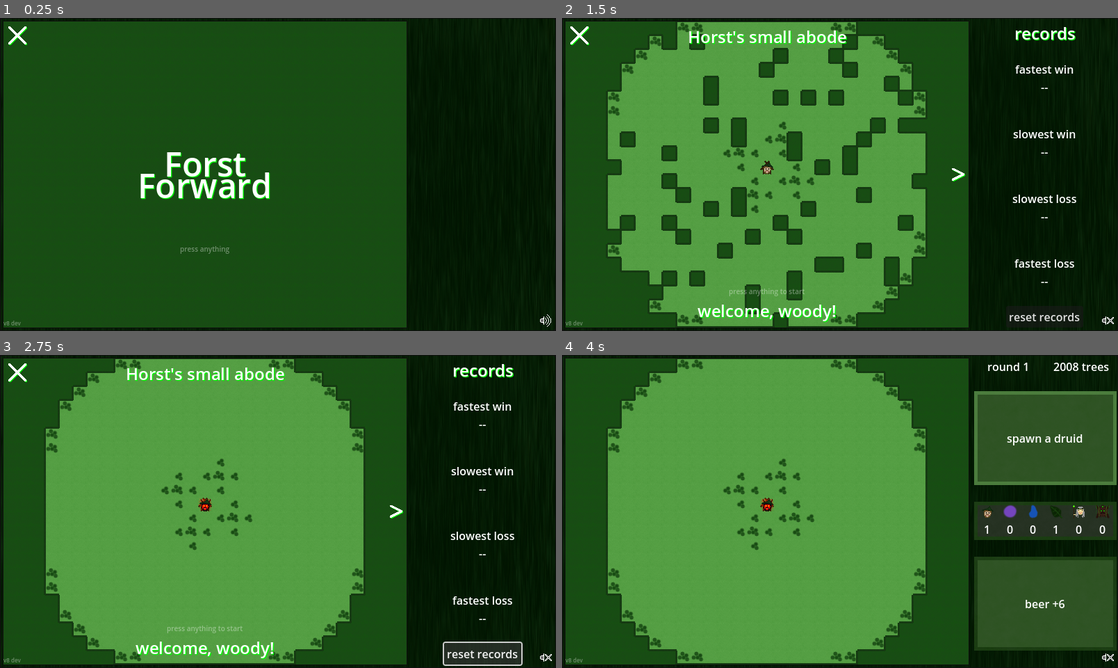
Above: before the commit, frames 1-4 (two rows, left to right).
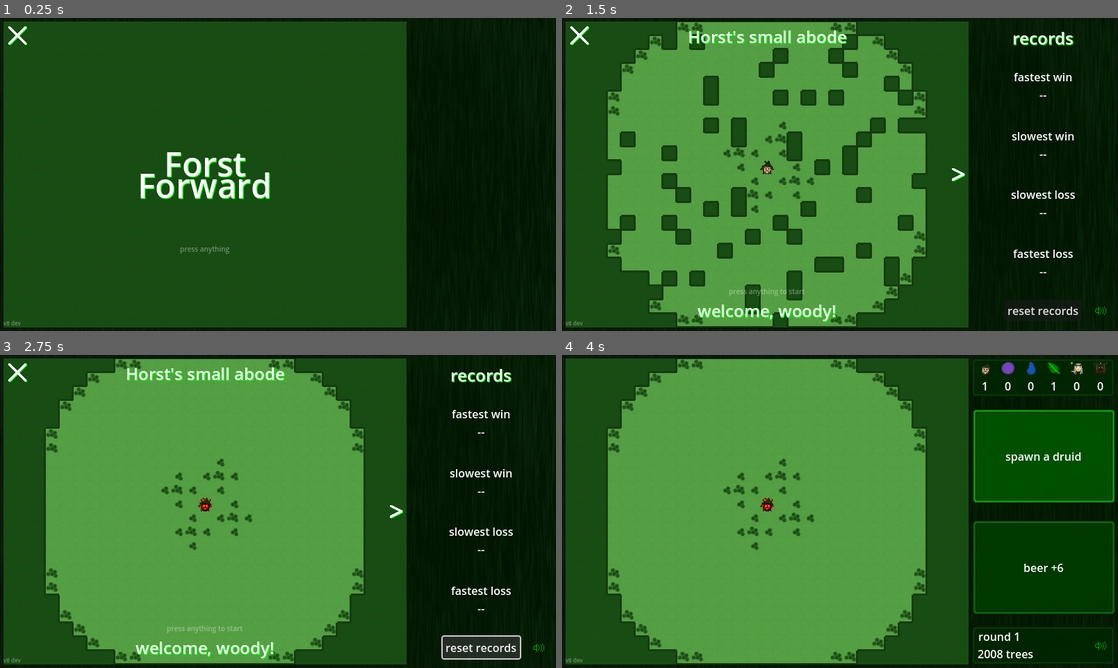
Above: after the commit, the same moments.

Repository: TriffnixXIV/ForstForward
Game: Godot game, scene res://Scenes/ForstForward.tscn
Two runs of this game, one before a commit and one after it. Both use one fixed random seed, a clock stepped at 60 frames per second and the inputs below. Sound files missing from this copy of the repository are replaced by a short silence.
Inputs (mouse positions are in pixels of both pictures, inside the frame that each line leads up to):
- Up to frame 1 (0.25 s): no input
- Up to frame 2 (1.5 s): click (1106, 321) at 0.52 s; click (767, 174) at 1.25 s
- Up to frame 3 (2.75 s): click "reset records" at 2 s
- Up to frame 4 (4 s): click (767, 511) at 2.75 s; click "spawn a druid" at 3.5 s

The runs differ from the first frame. In frame 1, less than 0.1% of the frame differs, in the area x 97-100%, y 94-99%; in frame 2, 1.8%; in frame 3, 2.6%; in frame 4, 22%, in the area x 73-100%, y 1-99%.

Commit message:
in-game UI updated

Diff:
--- a/Source/Code/ForstForward.gd
+++ b/Source/Code/ForstForward.gd
@@ -196,10 +196,10 @@
 	bottom_action.set_action(new_actions[1])
 
 func update_top_action_text():
-	$Sidebar/InGameUI/TopOption/Button/Label.text = top_action.get_full_text()
+	$Sidebar/InGameUI/Options/Top/Button/Label.text = top_action.get_full_text()
 
 func update_bottom_action_text():
-	$Sidebar/InGameUI/BottomOption/Button/Label.text = bottom_action.get_full_text()
+	$Sidebar/InGameUI/Options/Bottom/Button/Label.text = bottom_action.get_full_text()
 
 func _on_top_option_pressed():
 	enact_top_option()
@@ -208,15 +208,15 @@
 	enact_bottom_option()
 
 func enact_top_option():
-	if not $Sidebar/InGameUI/TopOption/Button.disabled:
-		if not $Sidebar/InGameUI/TopOption/Button.has_focus():
-			$Sidebar/InGameUI/TopOption/Button.grab_focus()
+	if not $Sidebar/InGameUI/Options/Top/Button.disabled:
+		if not $Sidebar/InGameUI/Options/Top/Button.has_focus():
+			$Sidebar/InGameUI/Options/Top/Button.grab_focus()
 		enact_option(top_action)
 
 func enact_bottom_option():
-	if not $Sidebar/InGameUI/BottomOption/Button.disabled:
-		if not $Sidebar/InGameUI/BottomOption/Button.has_focus():
-			$Sidebar/InGameUI/BottomOption/Button.grab_focus()
+	if not $Sidebar/InGameUI/Options/Bottom/Button.disabled:
+		if not $Sidebar/InGameUI/Options/Bottom/Button.has_focus():
+			$Sidebar/InGameUI/Options/Bottom/Button.grab_focus()
 		enact_option(bottom_action)
 
 func enact_option(action: Action):
@@ -249,30 +249,30 @@
 func lock_selection(full_lock: bool = false):
 	selection_locked = true
 
-	$Sidebar/InGameUI/TopOption/Button.disabled = true
-	$Sidebar/InGameUI/BottomOption/Button.disabled = true
+	$Sidebar/InGameUI/Options/Top/Button.disabled = true
+	$Sidebar/InGameUI/Options/Bottom/Button.disabled = true
 
 	if full_lock:
-		$Sidebar/InGameUI/TopOption/Button.set_focus_mode(Control.FOCUS_NONE)
-		$Sidebar/InGameUI/BottomOption/Button.set_focus_mode(Control.FOCUS_NONE)
+		$Sidebar/InGameUI/Options/Top/Button.set_focus_mode(Control.FOCUS_NONE)
+		$Sidebar/InGameUI/Options/Bottom/Button.set_focus_mode(Control.FOCUS_NONE)
 	else:
 		if selected_action == bottom_action:
-			$Sidebar/InGameUI/TopOption/Button.set_focus_mode(Control.FOCUS_NONE)
+			$Sidebar/InGameUI/Options/Top/Button.set_focus_mode(Control.FOCUS_NONE)
 		else:
-			$Sidebar/InGameUI/BottomOption/Button.set_focus_mode(Control.FOCUS_NONE)
+			$Sidebar/InGameUI/Options/Bottom/Button.set_focus_mode(Control.FOCUS_NONE)
 
 func unlock_selection():
 	selection_locked = false
 
-	$Sidebar/InGameUI/TopOption/Button.disabled = false
-	$Sidebar/InGameUI/TopOption/Button.set_focus_mode(Control.FOCUS_ALL)
-	$Sidebar/InGameUI/BottomOption/Button.disabled = false
-	$Sidebar/InGameUI/BottomOption/Button.set_focus_mode(Control.FOCUS_ALL)
+	$Sidebar/InGameUI/Options/Top/Button.disabled = false
+	$Sidebar/InGameUI/Options/Top/Button.set_focus_mode(Control.FOCUS_ALL)
+	$Sidebar/InGameUI/Options/Bottom/Button.disabled = false
+	$Sidebar/InGameUI/Options/Bottom/Button.set_focus_mode(Control.FOCUS_ALL)
 
 func skip_round():
 	if $Map.current_phase == $Map.Phase.idle:
-		$Sidebar/InGameUI/TopOption/Button.disabled = true
-		$Sidebar/InGameUI/BottomOption/Button.disabled = true
+		$Sidebar/InGameUI/Options/Top/Button.disabled = true
+		$Sidebar/InGameUI/Options/Bottom/Button.disabled = true
 		advance()
 
 func advance():
@@ -282,11 +282,11 @@
 	if game_state == GameState.playing:
 		update_UI()
 
-		$Sidebar/InGameUI/TopOption/Button.set_focus_mode(Control.FOCUS_NONE)
-		$Sidebar/InGameUI/TopOption/Button/Label.text = ""
-
-		$Sidebar/InGameUI/BottomOption/Button.set_focus_mode(Control.FOCUS_NONE)
-		$Sidebar/InGameUI/BottomOption/Button/Label.text = ""
+		$Sidebar/InGameUI/Options/Top/Button.set_focus_mode(Control.FOCUS_NONE)
+		$Sidebar/InGameUI/Options/Top/Button/Label.text = ""
+
+		$Sidebar/InGameUI/Options/Bottom/Button.set_focus_mode(Control.FOCUS_NONE)
+		$Sidebar/InGameUI/Options/Bottom/Button/Label.text = ""
 		$Map.advance()
 
 func _on_map_score_changed():
@@ -352,15 +352,15 @@
 	$Sidebar/Records/FastestLoss.label_settings.shadow_color = Color(0, 1, 0, 0)
 
 func update_numbers():
-	$Sidebar/InGameUI/TextureRect/Numbers/Villagers/Label.text = str(len($Map.villagers))
-	$Sidebar/InGameUI/TextureRect/Numbers/Beer/Label.text = str($Map.beer_level)
-	$Sidebar/InGameUI/TextureRect/Numbers/Beer/Label.label_settings.shadow_color = Color(0.5, 0, 1, 1) if $Map.beer_level > 0 else Color(0, 1, 0, 0)
-	$Sidebar/InGameUI/TextureRect/Numbers/Rain/Label.text = str($Map.rain_duration)
-	$Sidebar/InGameUI/TextureRect/Numbers/Rain/Label.label_settings.shadow_color = Color(0, 0.5, 1, 1) if $Map.is_raining() else Color(0, 1, 0, 0)
-	$Sidebar/InGameUI/TextureRect/Numbers/Growth/Label.text = str($Map.get_growth_stages())
-	$Sidebar/InGameUI/TextureRect/Numbers/Growth/Label.label_settings.shadow_color = Color(0, 0.5, 1, 1) if $Map.get_growth_stages() == 2 and $Map.is_raining() else Color(0, 1, 0, 1) if $Map.get_growth_stages() > 1 else Color(0, 1, 0, 0)
-	$Sidebar/InGameUI/TextureRect/Numbers/Druids/Label.text = str(len($Map.druids))
-	$Sidebar/InGameUI/TextureRect/Numbers/Treants/Label.text = str(len($Map.treants))
+	$Sidebar/InGameUI/NumberContainer/Numbers/Villagers/Label.text = str(len($Map.villagers))
+	$Sidebar/InGameUI/NumberContainer/Numbers/Beer/Label.text = str($Map.beer_level)
+	$Sidebar/InGameUI/NumberContainer/Numbers/Beer/Label.label_settings.shadow_color = Color(0.5, 0, 1, 1) if $Map.beer_level > 0 else Color(0, 1, 0, 0)
+	$Sidebar/InGameUI/NumberContainer/Numbers/Rain/Label.text = str($Map.rain_duration)
+	$Sidebar/InGameUI/NumberContainer/Numbers/Rain/Label.label_settings.shadow_color = Color(0, 0.5, 1, 1) if $Map.is_raining() else Color(0, 1, 0, 0)
+	$Sidebar/InGameUI/NumberContainer/Numbers/Growth/Label.text = str($Map.get_growth_stages())
+	$Sidebar/InGameUI/NumberContainer/Numbers/Growth/Label.label_settings.shadow_color = Color(0, 0.5, 1, 1) if $Map.get_growth_stages() == 2 and $Map.is_raining() else Color(0, 1, 0, 1) if $Map.get_growth_stages() > 1 else Color(0, 1, 0, 0)
+	$Sidebar/InGameUI/NumberContainer/Numbers/Druids/Label.text = str(len($Map.druids))
+	$Sidebar/InGameUI/NumberContainer/Numbers/Treants/Label.text = str(len($Map.treants))
 
 func update_score():
 	score = $Map.get_score()
@@ -368,10 +368,10 @@
 		lose_game()
 	elif score == $Map.highest_possible_score:
 		win_game()
-	$Sidebar/InGameUI/TopContainer/ScoreLabel.text = str(score) + " trees"
+	$Sidebar/InGameUI/CoreStats/Score.text = str(score) + " trees"
 
 func update_round():
-	$Sidebar/InGameUI/TopContainer/RoundLabel.text = "round " + str(current_round)
+	$Sidebar/InGameUI/CoreStats/Round.text = "round " + str(current_round)
 
 func update_stats():
 	$MapOverlay/PostGame/Stats/Horst/TreesFelled.text = str($Map.total_felled_trees) + " trees felled"
@@ -467,12 +467,18 @@
 	update_highscores()
 	$Map.save_player_data()
 
-func _on_mute_button_pressed():
-	AudioServer.set_bus_mute(0, $Sidebar/MuteButton.button_pressed)
+func _on_record_mute_button_pressed():
+	set_muted($Sidebar/Records/Buttons/MuteButton.button_pressed)
+
+func _on_in_game_mute_button_pressed():
+	set_muted($Sidebar/InGameUI/CoreStats/MuteButton.button_pressed)
 
 func set_muted(boolean: bool):
 	AudioServer.set_bus_mute(0, boolean)
-	$Sidebar/MuteButton.button_pressed = boolean
+	$Sidebar/Records/Buttons/MuteButton.button_pressed = boolean
+	$Sidebar/InGameUI/CoreStats/MuteButton.button_pressed = boolean
+	if not boolean:
+		play_success_sound()
 
 func is_muted():
 	return AudioServer.is_bus_mute(0)
--- a/Source/Code/Map.gd
+++ b/Source/Code/Map.gd
@@ -718,10 +718,11 @@
 					cell_entries[i][2] = growable_amount
 					tree_amount -= growable_amount
 				else: # all remaining cells need more than the fair share
-					# if the remaining amount of trees can be equally distributed, do thath
+					# if the remaining amount of trees can be equally distributed, do that
 					if tree_amount % remaining_cells == 0:
+						var fair_share = int(tree_amount / float(remaining_cells))
 						for i2 in remaining_cells:
-							cell_entries[i2][2] = tree_amount / remaining_cells
+							cell_entries[i2][2] = fair_share
 					# otherwise divide the next-less amount of equally distributable trees equally,
 					# then distribute the remaining trees randomly
 					else:
--- a/Source/Scenes/ForstForward.tscn
+++ b/Source/Scenes/ForstForward.tscn
@@ -237,19 +237,19 @@
 
 [node name="BeerOverlay" type="Sprite2D" parent="Map"]
 visible = false
-z_index = 2
+z_index = 1
 texture = ExtResource("22_3h8j0")
 centered = false
 
 [node name="RainOverlay" type="Sprite2D" parent="Map"]
 visible = false
-z_index = 3
+z_index = 1
 texture = ExtResource("23_deieb")
 centered = false
 
 [node name="CellHighlight" type="Sprite2D" parent="Map"]
 visible = false
-z_index = 4
+z_index = 1
 texture = ExtResource("31_3mgxn")
 centered = false
 script = ExtResource("33_013ga")
@@ -284,7 +284,6 @@
 vertical_alignment = 1
 
 [node name="MaskedBackground" type="Sprite2D" parent="."]
-z_index = 1
 texture = ExtResource("27_7p77l")
 centered = false
 
@@ -726,14 +725,12 @@
 [node name="Sidebar" type="Control" parent="."]
 layout_mode = 3
 anchors_preset = 0
-offset_left = 595.0
+offset_left = 590.0
 offset_top = 5.0
 offset_right = 795.0
 offset_bottom = 445.0
 
 [node name="Records" type="VBoxContainer" parent="Sidebar"]
-visible = false
-z_index = 1
 layout_mode = 1
 anchors_preset = 15
 anchor_right = 1.0
@@ -743,7 +740,8 @@
 
 [node name="Title" type="Label" parent="Sidebar/Records"]
 layout_mode = 2
-size_flags_vertical = 0
+size_flags_vertical = 3
+size_flags_stretch_ratio = 0.6
 text = "records"
 label_settings = SubResource("LabelSettings_n5omy")
 horizontal_alignment = 1
@@ -781,13 +779,46 @@
 horizontal_alignment = 1
 vertical_alignment = 1
 
-[node name="Reset" type="Button" parent="Sidebar/Records"]
-layout_mode = 2
+[node name="Buttons" type="Control" parent="Sidebar/Records"]
+layout_mode = 2
+size_flags_vertical = 3
+size_flags_stretch_ratio = 0.6
+
+[node name="MuteButton" type="TextureButton" parent="Sidebar/Records/Buttons"]
+layout_mode = 1
+anchors_preset = 6
+anchor_left = 1.0
+anchor_top = 0.5
+anchor_right = 1.0
+anchor_bottom = 0.5
+offset_left = -30.0
+offset_top = -10.0
+offset_right = -10.0
+offset_bottom = 10.0
+grow_horizontal = 0
+grow_vertical = 2
+toggle_mode = true
+texture_normal = ExtResource("62_y5gb0")
+texture_pressed = ExtResource("63_hkoqk")
+stretch_mode = 0
+
+[node name="Reset" type="Button" parent="Sidebar/Records/Buttons"]
+layout_mode = 1
+anchors_preset = 8
+anchor_left = 0.5
+anchor_top = 0.5
+anchor_right = 0.5
+anchor_bottom = 0.5
+offset_left = -55.5
+offset_top = -15.5
+offset_right = 55.5
+offset_bottom = 15.5
+grow_horizontal = 2
+grow_vertical = 2
 size_flags_horizontal = 4
 text = "reset records"
 
-[node name="InGameUI" type="VBoxContainer" parent="Sidebar"]
-z_index = 1
+[node name="InGameUI" type="Control" parent="Sidebar"]
 layout_mode = 1
 anchors_preset = 15
 anchor_right = 1.0
@@ -795,26 +826,163 @@
 grow_horizontal = 2
 grow_vertical = 2
 
-[node name="TopContainer" type="HBoxContainer" parent="Sidebar/InGameUI"]
-layout_mode = 2
-
-[node name="RoundLabel" type="Label" parent="Sidebar/InGameUI/TopContainer"]
-layout_mode = 2
-size_flags_horizontal = 3
-text = "Round 1"
-horizontal_alignment = 1
-
-[node name="ScoreLabel" type="Label" parent="Sidebar/InGameUI/TopContainer"]
-layout_mode = 2
-size_flags_horizontal = 3
-text = "0 trees"
-horizontal_alignment = 1
-
-[node name="TopOption" type="Control" parent="Sidebar/InGameUI"]
-layout_mode = 2
-size_flags_vertical = 3
-
-[node name="Button" type="TextureButton" parent="Sidebar/InGameUI/TopOption"]
+[node name="NumberContainer" type="TextureRect" parent="Sidebar/InGameUI"]
+layout_mode = 1
+anchors_preset = 5
+anchor_left = 0.5
+anchor_right = 0.5
+offset_left = -102.5
+offset_right = 102.5
+offset_bottom = 55.0
+grow_horizontal = 2
+texture = ExtResource("30_voj48")
+stretch_mode = 2
+
+[node name="Numbers" type="HBoxContainer" parent="Sidebar/InGameUI/NumberContainer"]
+layout_mode = 1
+anchors_preset = 15
+anchor_right = 1.0
+anchor_bottom = 1.0
+offset_left = 5.0
+offset_top = 5.0
+offset_right = -5.0
+offset_bottom = -5.0
+grow_horizontal = 2
+grow_vertical = 2
+
+[node name="Villagers" type="VBoxContainer" parent="Sidebar/InGameUI/NumberContainer/Numbers"]
+layout_mode = 2
+size_flags_horizontal = 3
+
+[node name="Image" type="TextureRect" parent="Sidebar/InGameUI/NumberContainer/Numbers/Villagers"]
+layout_mode = 2
+size_flags_horizontal = 4
+size_flags_vertical = 3
+texture = ExtResource("56_w2pu1")
+
+[node name="Label" type="Label" parent="Sidebar/InGameUI/NumberContainer/Numbers/Villagers"]
+layout_mode = 2
+size_flags_horizontal = 3
+size_flags_vertical = 1
+text = "0"
+label_settings = SubResource("LabelSettings_yjfy3")
+horizontal_alignment = 1
+vertical_alignment = 2
+
+[node name="Beer" type="VBoxContainer" parent="Sidebar/InGameUI/NumberContainer/Numbers"]
+layout_mode = 2
+size_flags_horizontal = 3
+
+[node name="Image" type="TextureRect" parent="Sidebar/InGameUI/NumberContainer/Numbers/Beer"]
+layout_mode = 2
+size_flags_horizontal = 4
+size_flags_vertical = 3
+texture = ExtResource("31_r1sps")
+
+[node name="Label" type="Label" parent="Sidebar/InGameUI/NumberContainer/Numbers/Beer"]
+layout_mode = 2
+size_flags_horizontal = 3
+size_flags_vertical = 1
+text = "0"
+label_settings = SubResource("LabelSettings_8p3eh")
+horizontal_alignment = 1
+vertical_alignment = 2
+
+[node name="Rain" type="VBoxContainer" parent="Sidebar/InGameUI/NumberContainer/Numbers"]
+layout_mode = 2
+size_flags_horizontal = 3
+
+[node name="Image" type="TextureRect" parent="Sidebar/InGameUI/NumberContainer/Numbers/Rain"]
+layout_mode = 2
+size_flags_horizontal = 4
+size_flags_vertical = 3
+texture = ExtResource("32_xa7xr")
+
+[node name="Label" type="Label" parent="Sidebar/InGameUI/NumberContainer/Numbers/Rain"]
+layout_mode = 2
+size_flags_horizontal = 3
+size_flags_vertical = 1
+text = "0"
+label_settings = SubResource("LabelSettings_2bde0")
+horizontal_alignment = 1
+vertical_alignment = 2
+
+[node name="Growth" type="VBoxContainer" parent="Sidebar/InGameUI/NumberContainer/Numbers"]
+layout_mode = 2
+size_flags_horizontal = 3
+
+[node name="Image" type="TextureRect" parent="Sidebar/InGameUI/NumberContainer/Numbers/Growth"]
+layout_mode = 2
+size_flags_horizontal = 4
+size_flags_vertical = 3
+texture = ExtResource("33_erdad")
+
+[node name="Label" type="Label" parent="Sidebar/InGameUI/NumberContainer/Numbers/Growth"]
+layout_mode = 2
+size_flags_horizontal = 3
+size_flags_vertical = 1
+text = "0"
+label_settings = SubResource("LabelSettings_rgpb0")
+horizontal_alignment = 1
+vertical_alignment = 2
+
+[node name="Druids" type="VBoxContainer" parent="Sidebar/InGameUI/NumberContainer/Numbers"]
+layout_mode = 2
+size_flags_horizontal = 3
+
+[node name="Image" type="TextureRect" parent="Sidebar/InGameUI/NumberContainer/Numbers/Druids"]
+layout_mode = 2
+size_flags_horizontal = 4
+size_flags_vertical = 3
+texture = ExtResource("60_bhp0q")
+
+[node name="Label" type="Label" parent="Sidebar/InGameUI/NumberContainer/Numbers/Druids"]
+layout_mode = 2
+size_flags_horizontal = 3
+size_flags_vertical = 1
+text = "0"
+label_settings = SubResource("LabelSettings_wxrb3")
+horizontal_alignment = 1
+vertical_alignment = 2
+
+[node name="Treants" type="VBoxContainer" parent="Sidebar/InGameUI/NumberContainer/Numbers"]
+layout_mode = 2
+size_flags_horizontal = 3
+
+[node name="Image" type="TextureRect" parent="Sidebar/InGameUI/NumberContainer/Numbers/Treants"]
+layout_mode = 2
+size_flags_horizontal = 4
+size_flags_vertical = 3
+texture = ExtResource("42_e0d5f")
+expand_mode = 2
+
+[node name="Label" type="Label" parent="Sidebar/InGameUI/NumberContainer/Numbers/Treants"]
+layout_mode = 2
+size_flags_horizontal = 3
+size_flags_vertical = 1
+text = "0"
+label_settings = SubResource("LabelSettings_3woos")
+horizontal_alignment = 1
+vertical_alignment = 2
+
+[node name="Options" type="VBoxContainer" parent="Sidebar/InGameUI"]
+layout_mode = 1
+anchors_preset = 8
+anchor_left = 0.5
+anchor_top = 0.5
+anchor_right = 0.5
+anchor_bottom = 0.5
+offset_top = -2.0
+offset_bottom = 2.0
+grow_horizontal = 2
+grow_vertical = 2
+theme_override_constants/separation = 160
+
+[node name="Top" type="Control" parent="Sidebar/InGameUI/Options"]
+layout_mode = 2
+size_flags_vertical = 3
+
+[node name="Button" type="TextureButton" parent="Sidebar/InGameUI/Options/Top"]
 layout_mode = 1
 anchors_preset = 8
 anchor_left = 0.5
@@ -834,7 +1002,7 @@
 texture_disabled = ExtResource("53_g8171")
 texture_focused = ExtResource("54_ndqc2")
 
-[node name="Label" type="Label" parent="Sidebar/InGameUI/TopOption/Button"]
+[node name="Label" type="Label" parent="Sidebar/InGameUI/Options/Top/Button"]
 layout_mode = 1
 anchors_preset = 15
 anchor_right = 1.0
@@ -850,142 +1018,11 @@
 vertical_alignment = 1
 autowrap_mode = 2
 
-[node name="TextureRect" type="TextureRect" parent="Sidebar/InGameUI"]
-layout_mode = 2
-texture = ExtResource("30_voj48")
-
-[node name="Numbers" type="HBoxContainer" parent="Sidebar/InGameUI/TextureRect"]
-layout_mode = 1
-anchors_preset = 15
-anchor_right = 1.0
-anchor_bottom = 1.0
-offset_left = 5.0
-offset_top = 5.0
-offset_right = -5.0
-offset_bottom = -5.0
-grow_horizontal = 2
-grow_vertical = 2
-
-[node name="Villagers" type="VBoxContainer" parent="Sidebar/InGameUI/TextureRect/Numbers"]
-layout_mode = 2
-size_flags_horizontal = 3
-
-[node name="Image" type="TextureRect" parent="Sidebar/InGameUI/TextureRect/Numbers/Villagers"]
-layout_mode = 2
-size_flags_horizontal = 4
-size_flags_vertical = 3
-texture = ExtResource("56_w2pu1")
-
-[node name="Label" type="Label" parent="Sidebar/InGameUI/TextureRect/Numbers/Villagers"]
-layout_mode = 2
-size_flags_horizontal = 3
-size_flags_vertical = 1
-text = "0"
-label_settings = SubResource("LabelSettings_yjfy3")
-horizontal_alignment = 1
-vertical_alignment = 2
-
-[node name="Beer" type="VBoxContainer" parent="Sidebar/InGameUI/TextureRect/Numbers"]
-layout_mode = 2
-size_flags_horizontal = 3
-
-[node name="Image" type="TextureRect" parent="Sidebar/InGameUI/TextureRect/Numbers/Beer"]
-layout_mode = 2
-size_flags_horizontal = 4
-size_flags_vertical = 3
-texture = ExtResource("31_r1sps")
-
-[node name="Label" type="Label" parent="Sidebar/InGameUI/TextureRect/Numbers/Beer"]
-layout_mode = 2
-size_flags_horizontal = 3
-size_flags_vertical = 1
-text = "0"
-label_settings = SubResource("LabelSettings_8p3eh")
-horizontal_alignment = 1
-vertical_alignment = 2
-
-[node name="Rain" type="VBoxContainer" parent="Sidebar/InGameUI/TextureRect/Numbers"]
-layout_mode = 2
-size_flags_horizontal = 3
-
-[node name="Image" type="TextureRect" parent="Sidebar/InGameUI/TextureRect/Numbers/Rain"]
-layout_mode = 2
-size_flags_horizontal = 4
-size_flags_vertical = 3
-texture = ExtResource("32_xa7xr")
-
-[node name="Label" type="Label" parent="Sidebar/InGameUI/TextureRect/Numbers/Rain"]
-layout_mode = 2
-size_flags_horizontal = 3
-size_flags_vertical = 1
-text = "0"
-label_settings = SubResource("LabelSettings_2bde0")
-horizontal_alignment = 1
-vertical_alignment = 2
-
-[node name="Growth" type="VBoxContainer" parent="Sidebar/InGameUI/TextureRect/Numbers"]
-layout_mode = 2
-size_flags_horizontal = 3
-
-[node name="Image" type="TextureRect" parent="Sidebar/InGameUI/TextureRect/Numbers/Growth"]
-layout_mode = 2
-size_flags_horizontal = 4
-size_flags_vertical = 3
-texture = ExtResource("33_erdad")
-
-[node name="Label" type="Label" parent="Sidebar/InGameUI/TextureRect/Numbers/Growth"]
-layout_mode = 2
-size_flags_horizontal = 3
-size_flags_vertical = 1
-text = "0"
-label_settings = SubResource("LabelSettings_rgpb0")
-horizontal_alignment = 1
-vertical_alignment = 2
-
-[node name="Druids" type="VBoxContainer" parent="Sidebar/InGameUI/TextureRect/Numbers"]
-layout_mode = 2
-size_flags_horizontal = 3
-
-[node name="Image" type="TextureRect" parent="Sidebar/InGameUI/TextureRect/Numbers/Druids"]
-layout_mode = 2
-size_flags_horizontal = 4
-size_flags_vertical = 3
-texture = ExtResource("60_bhp0q")
-
-[node name="Label" type="Label" parent="Sidebar/InGameUI/TextureRect/Numbers/Druids"]
-layout_mode = 2
-size_flags_horizontal = 3
-size_flags_vertical = 1
-text = "0"
-label_settings = SubResource("LabelSettings_wxrb3")
-horizontal_alignment = 1
-vertical_alignment = 2
-
-[node name="Treants" type="VBoxContainer" parent="Sidebar/InGameUI/TextureRect/Numbers"]
-layout_mode = 2
-size_flags_horizontal = 3
-
-[node name="Image" type="TextureRect" parent="Sidebar/InGameUI/TextureRect/Numbers/Treants"]
-layout_mode = 2
-size_flags_horizontal = 4
-size_flags_vertical = 3
-texture = ExtResource("42_e0d5f")
-expand_mode = 2
-
-[node name="Label" type="Label" parent="Sidebar/InGameUI/TextureRect/Numbers/Treants"]
-layout_mode = 2
-size_flags_horizontal = 3
-size_flags_vertical = 1
-text = "0"
-label_settings = SubResource("LabelSettings_3woos")
-horizontal_alignment = 1
-vertical_alignment = 2
-
-[node name="BottomOption" type="Control" parent="Sidebar/InGameUI"]
-layout_mode = 2
-size_flags_vertical = 3
-
-[node name="Button" type="TextureButton" parent="Sidebar/InGameUI/BottomOption"]
+[node name="Bottom" type="Control" parent="Sidebar/InGameUI/Options"]
+layout_mode = 2
+size_flags_vertical = 3
+
+[node name="Button" type="TextureButton" parent="Sidebar/InGameUI/Options/Bottom"]
 layout_mode = 1
 anchors_preset = 8
 anchor_left = 0.5
@@ -1005,7 +1042,7 @@
 texture_disabled = ExtResource("53_g8171")
 texture_focused = ExtResource("54_ndqc2")
 
-[node name="Label" type="Label" parent="Sidebar/InGameUI/BottomOption/Button"]
+[node name="Label" type="Label" parent="Sidebar/InGameUI/Options/Bottom/Button"]
 layout_mode = 1
 anchors_preset = 15
 anchor_right = 1.0
@@ -1021,22 +1058,60 @@
 vertical_alignment = 1
 autowrap_mode = 2
 
-[node name="MuteButton" type="TextureButton" parent="Sidebar"]
-z_index = 5
-layout_mode = 1
-anchors_preset = 3
+[node name="CoreStats" type="TextureRect" parent="Sidebar/InGameUI"]
+layout_mode = 1
+anchors_preset = 7
+anchor_left = 0.5
+anchor_top = 1.0
+anchor_right = 0.5
+anchor_bottom = 1.0
+offset_left = -102.5
+offset_top = -55.0
+offset_right = 102.5
+grow_horizontal = 2
+grow_vertical = 0
+texture = ExtResource("30_voj48")
+
+[node name="Round" type="Label" parent="Sidebar/InGameUI/CoreStats"]
+layout_mode = 1
+offset_left = 8.0
+offset_top = 3.0
+offset_right = 72.0
+offset_bottom = 29.0
+size_flags_horizontal = 3
+text = "round 1"
+horizontal_alignment = 1
+
+[node name="Score" type="Label" parent="Sidebar/InGameUI/CoreStats"]
+layout_mode = 1
+anchors_preset = 2
+anchor_top = 1.0
+anchor_bottom = 1.0
+offset_left = 8.0
+offset_top = -27.0
+offset_right = 203.0
+offset_bottom = -1.0
+grow_vertical = 0
+size_flags_horizontal = 3
+text = "0 trees"
+
+[node name="MuteButton" type="TextureButton" parent="Sidebar/InGameUI/CoreStats"]
+layout_mode = 1
+anchors_preset = 6
 anchor_left = 1.0
-anchor_top = 1.0
-anchor_right = 1.0
-anchor_bottom = 1.0
-offset_left = -20.0
-offset_top = -20.0
+anchor_top = 0.5
+anchor_right = 1.0
+anchor_bottom = 0.5
+offset_left = -30.0
+offset_top = -10.0
+offset_right = -10.0
+offset_bottom = 10.0
 grow_horizontal = 0
-grow_vertical = 0
+grow_vertical = 2
 toggle_mode = true
 texture_normal = ExtResource("62_y5gb0")
 texture_pressed = ExtResource("63_hkoqk")
-stretch_mode = 3
+stretch_mode = 0
 
 [connection signal="advancement_done" from="Map" to="." method="_on_map_advancement_done"]
 [connection signal="advancement_step_done" from="Map" to="." method="_on_map_advancement_step_done"]
@@ -1050,7 +1125,8 @@
 [connection signal="pressed" from="MapOverlay/LevelSelection/PrevLevelButton" to="." method="_on_prev_level_button_pressed"]
 [connection signal="pressed" from="MapOverlay/LevelSelection/NextLevelButton" to="." method="_on_next_level_button_pressed"]
 [connection signal="pressed" from="MapOverlay/PostGame/ToLevelSelection" to="." method="_on_to_level_selection_pressed"]
-[connection signal="pressed" from="Sidebar/Records/Reset" to="." method="_on_reset_records_pressed"]
-[connection signal="pressed" from="Sidebar/InGameUI/TopOption/Button" to="." method="_on_top_option_pressed"]
-[connection signal="pressed" from="Sidebar/InGameUI/BottomOption/Button" to="." method="_on_bottom_option_pressed"]
-[connection signal="pressed" from="Sidebar/MuteButton" to="." method="_on_mute_button_pressed"]
+[connection signal="pressed" from="Sidebar/Records/Buttons/MuteButton" to="." method="_on_record_mute_button_pressed"]
+[connection signal="pressed" from="Sidebar/Records/Buttons/Reset" to="." method="_on_reset_records_pressed"]
+[connection signal="pressed" from="Sidebar/InGameUI/Options/Top/Button" to="." method="_on_top_option_pressed"]
+[connection signal="pressed" from="Sidebar/InGameUI/Options/Bottom/Button" to="." method="_on_bottom_option_pressed"]
+[connection signal="pressed" from="Sidebar/InGameUI/CoreStats/MuteButton" to="." method="_on_in_game_mute_button_pressed"]
Binary file changed: Source/Images/Leaf.png
Binary file changed: Source/Images/Middle.png
Binary file changed: Source/Images/MuteButton/MuteButton.png
Binary file changed: Source/Images/MuteButton/MuteButtonPressed.png
Binary file changed: Source/Images/OptionButton/ButtonDisabled.png
Binary file changed: Source/Images/OptionButton/ButtonFocused.png
Binary file changed: Source/Images/OptionButton/ButtonHover.png
Binary file changed: Source/Images/OptionButton/ButtonNormal.png
Binary file changed: Source/Images/OptionButton/ButtonPressed.png
Not shown, changed: Source/Text/Changelog.txt
Not shown, changed: Source/Text/Todo.txt
Not shown, changed: Source/Images/Leaf.xcf
(and 3 more such lines)
